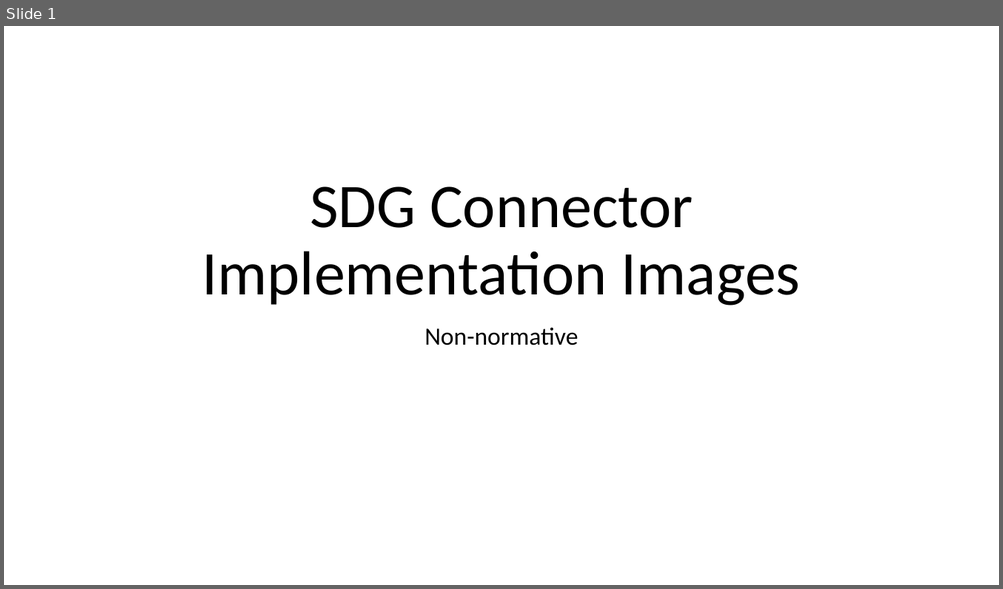
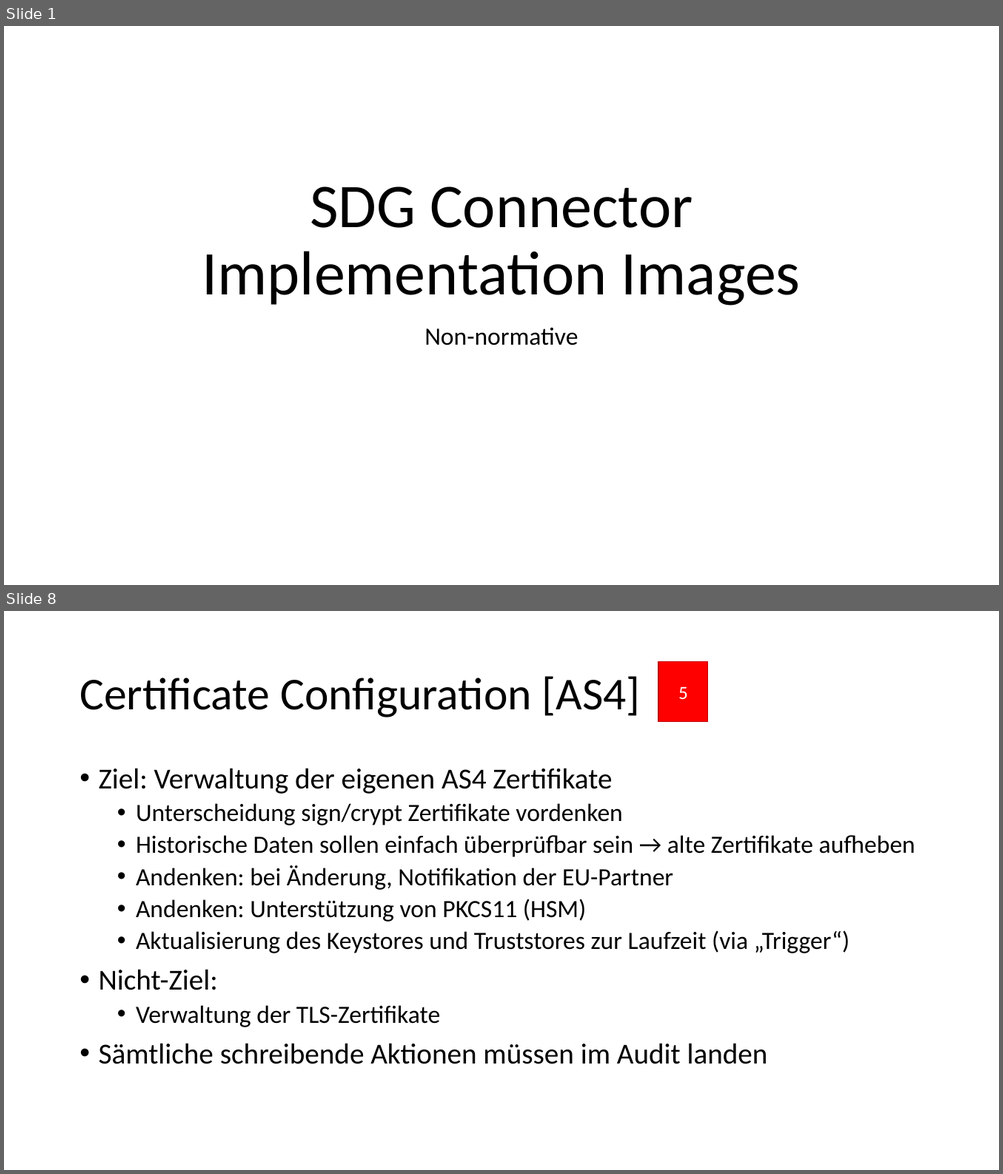
Before and after one commit to Governikus/SDG-shared-commons, a slide deck: docs/SDG Connector Implementation.pptx. Shown one above the other, each under a label of ours: slide 1 before the commit, slides 1 and 8 after it; the slides between them are not shown. The pictures are 1003x589 and 1003x1174 pixels, drawn with LibreOffice and Linux fonts; fonts in the diff are those of the drawing. Boxes give left, top, right and bottom in pixels: in the first picture for what was removed or moved away, otherwise in the second. Text is boxed around its words. In the diff, an @@ line names an element or a change of style, - is before the commit and + after.

```diff
--- a/docs/SDG Connector Implementation.pptx
+++ b/docs/SDG Connector Implementation.pptx
@@ slide 8 added at box(4, 611, 999, 1170), background #FFFFFF @@
@@ title added at box(79, 676, 640, 718), 44 pt, text #000000 @@
+Certificate Configuration [AS4]
@@ rectangle added at box(658, 662, 708, 721), fill #FF0000, outline #C00000 1 pt, 18 pt, text #FFFFFF @@
+5
@@ text added at box(99, 768, 915, 1065), 24 pt, text #000000 @@
+• Ziel: Verwaltung der eigenen AS4 Zertifikate
+  • Unterscheidung sign/crypt Zertifikate vordenken
+  • Historische Daten sollen einfach überprüfbar sein → alte Zertifikate aufheben
+  • Andenken: bei Änderung, Notifikation der EU-Partner
+  • Andenken: Unterstützung von PKCS11 (HSM)
+  • Aktualisierung des Keystores und Truststores zur Laufzeit (via „Trigger“)
+• Nicht-Ziel:
+  • Verwaltung der TLS-Zertifikate
+• Sämtliche schreibende Aktionen müssen im Audit landen
```
Also in this commit, not shown: 1 slide changed, 6 other slides added.
